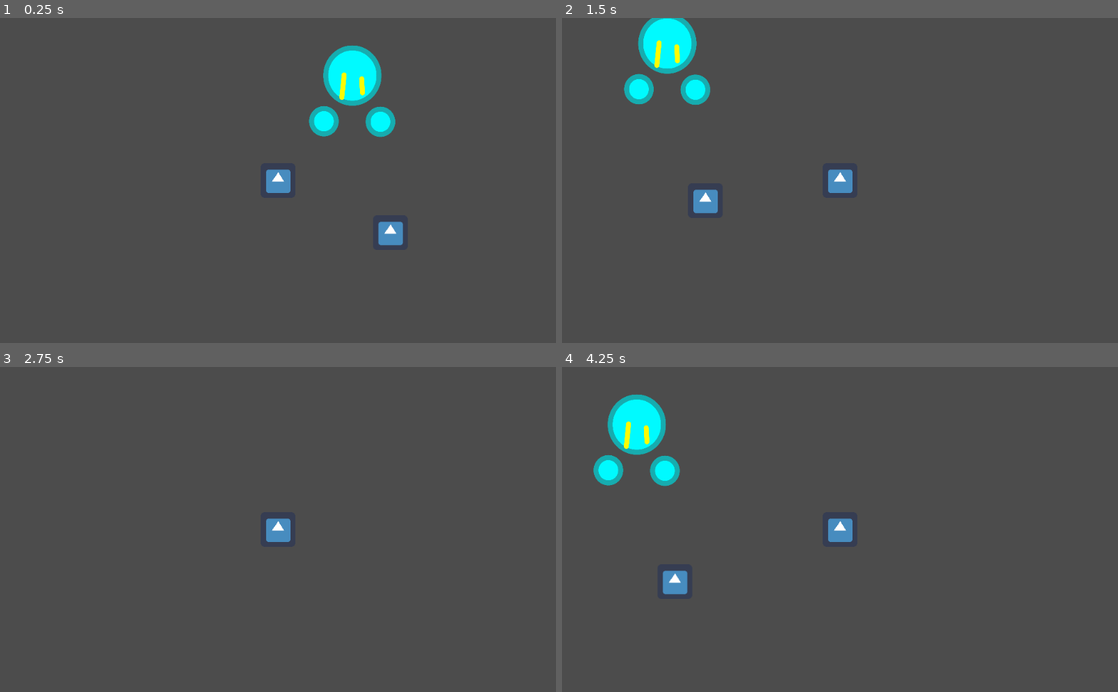
Above: before the commit, frames 1-4 (two rows, left to right).
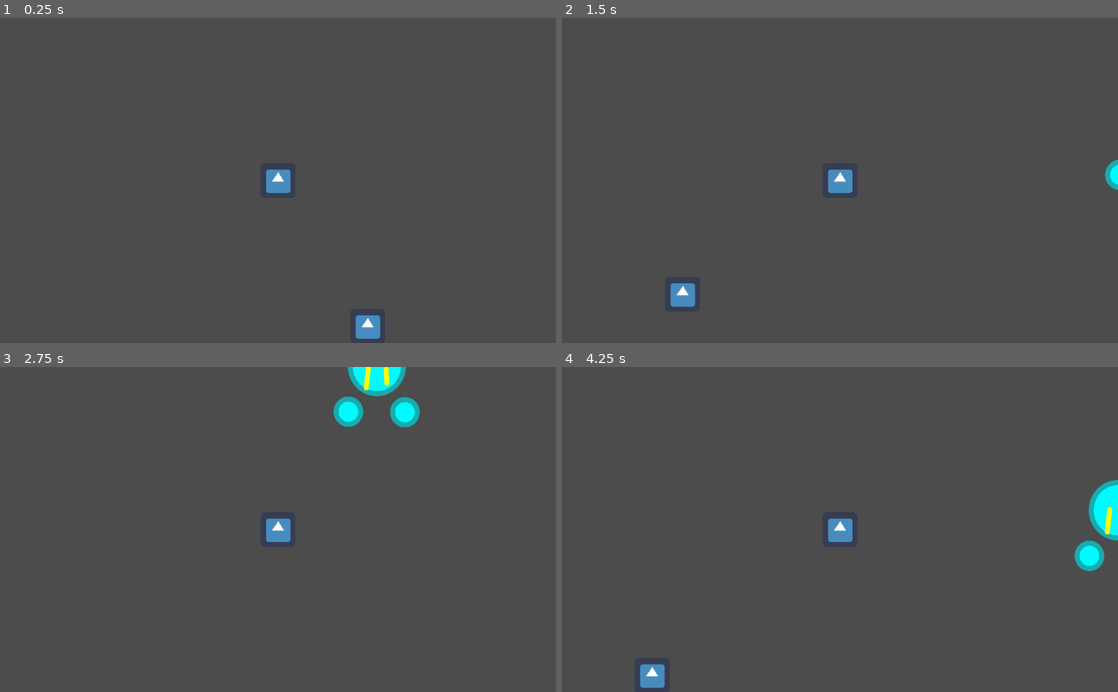
Above: after the commit, the same moments.

Repository: DarrellWulff/GGJProject
Game: Godot game, scene res://World.tscn
Two runs of this game, one before a commit and one after it. Both use one fixed random seed, a clock stepped at 60 frames per second and the inputs below. The engine's default icon, where the game draws it, is replaced by a stand-in: a white triangle on a blue panel in a dark square.
Inputs:
- Up to frame 1 (0.25 s): no input
- Up to frame 2 (1.5 s): tap Enter at 0.5 s; hold D 0.53-1.28 s; hold K 0.53-1.28 s; hold S from 1.28 s (still down); tap K at 1.35 s
- Up to frame 3 (2.75 s): release S at 2.03 s; hold D from 2.03 s (still down); hold K from 2.03 s (still down)
- Up to frame 4 (4.25 s): release D at 2.78 s; release K at 2.78 s; hold W 2.78-3.53 s; tap K at 2.85 s; hold A from 3.53 s (still down); hold K from 3.53 s (still down)

The runs differ from the first frame. In frame 1, 3.0% of the frame differs, in the area x 55-73%, y 8-99%; in frame 2, 3.1%; in frame 3, 1.5%; in frame 4, 4.2%, in the area x 5-100%, y 8-99%.

Commit message:
Fixed getBoxNum

Diff:
--- a/GGJ2021Project/View.gd
+++ b/GGJ2021Project/View.gd
@@ -5,6 +5,8 @@
 onready var player = get_node("Player");
 
 var lastPosition : Vector2;
+
+signal updateWorldSignal(position);
 
 func _ready():
 	player.position = Vector2(0.0, 0.0);
@@ -23,3 +25,7 @@
 
 	lastPosition = player.position;
 	pass
+
+func _physics_process(delta):
+	emit_signal("updateWorldSignal", player.position);
+	pass
--- a/GGJ2021Project/World.gd
+++ b/GGJ2021Project/World.gd
@@ -52,12 +52,12 @@
 	if absX == absY:
 		if layerX > 0:
 			if layerY > 0:
-				getCorner2(absX);
+				return getCorner2(absX);
 			else:
-				getCorner1(absX);
+				return getCorner1(absX);
 		else:
 			if layerY > 0:
-				getCorner3(absX);
+				return getCorner3(absX);
 			else:
 				return getCorner4(absX);
 	elif absX > absY:
@@ -74,47 +74,59 @@
 	pass;
 
 func getRandomPosition(positionMin : Vector2, positionMax : Vector2) -> Vector2:
+	#print("min = " + str(positionMin));
+	#print("max = " + str(positionMax));
 	var randProportion : Vector2 = Vector2(randf(), randf());
 	var invProportion : Vector2 = Vector2(1.0, 1.0) - randProportion;
 
 	return Vector2(randProportion.x * positionMin.x + invProportion.x * positionMax.x,
 		randProportion.y * positionMin.y + invProportion.y * positionMax.y);
 
-func createRandomObject():
+func getRandomObject():
 	var value = randf();
 
 	if value < 0.5:
 		return null;
 	else:
-
-
-		return;
+		return load("res://Objects//Boulder.tscn");
 
 	pass;
 
 func generateRandomObjects(positionMin : Vector2, positionMax : Vector2):
 
-	var randObject = createRandomObject();
+	var randObject = getRandomObject();
 
 	while randObject:
+		var object = randObject.instance();
+		add_child(object);
 		var position : Vector2 = getRandomPosition(positionMin, positionMax);
-		randObject.position = position;
-		randObject = createRandomObject();
+		object.position = position;
+		randObject = getRandomObject();
 
 	pass;
 
 func createWorldBox(position : Vector2, boxNum : int):
 	var halfBoxSize = boxSize / 2;
-	var positionMin : Vector2 = ((position - halfBoxSize) / boxSize) + halfBoxSize;
-	var positionMax : Vector2 = ((position + halfBoxSize) / boxSize) - halfBoxSize;
+	var positionMin : Vector2 = Vector2(((position.x - halfBoxSize) / boxSize) + halfBoxSize,
+		((position.y - halfBoxSize) / boxSize) + halfBoxSize);
+	var positionMax : Vector2 = Vector2(((position.x + halfBoxSize) / boxSize) - halfBoxSize,
+		((position.y + halfBoxSize) / boxSize) - halfBoxSize);
 
 	seed(seedVal + boxNum);
 	generateRandomObjects(positionMin, positionMax);
 
 	return true;
 
+var lastBox : int = 0;
+
 func updateWorld(position : Vector2):
+
 	var boxNum : int = getBoxNum(getLayer(position.x), getLayer(position.y));
+
+	if boxNum != lastBox:
+		print("position = " + str(position));
+		print("box num = " + str(boxNum));
+		lastBox = boxNum;
 
 	if !self.visitedBoxes.has(boxNum):
 		self.visitedBoxes[boxNum] = createWorldBox(position, boxNum);
--- a/GGJ2021Project/World.tscn
+++ b/GGJ2021Project/World.tscn
@@ -1,8 +1,7 @@
-[gd_scene load_steps=5 format=2]
+[gd_scene load_steps=4 format=2]
 
 [ext_resource path="res://View.tscn" type="PackedScene" id=1]
 [ext_resource path="res://World.gd" type="Script" id=2]
-[ext_resource path="res://Objects/Boulder.tscn" type="PackedScene" id=3]
 [ext_resource path="res://Images/creature.png" type="Texture" id=4]
 
 [node name="World" type="Node2D"]
@@ -11,9 +10,7 @@
 [node name="View" parent="." instance=ExtResource( 1 )]
 
 [node name="creature" type="Sprite" parent="."]
-position = Vector2( 137.77, -161.676 )
+position = Vector2( 1023.73, -3.51137 )
 scale = Vector2( 0.234448, 0.24089 )
 texture = ExtResource( 4 )
-
-[node name="Boulder" parent="." instance=ExtResource( 3 )]
-position = Vector2( 206.922, 96.3258 )
+[connection signal="updateWorldSignal" from="View" to="." method="updateWorld"]
